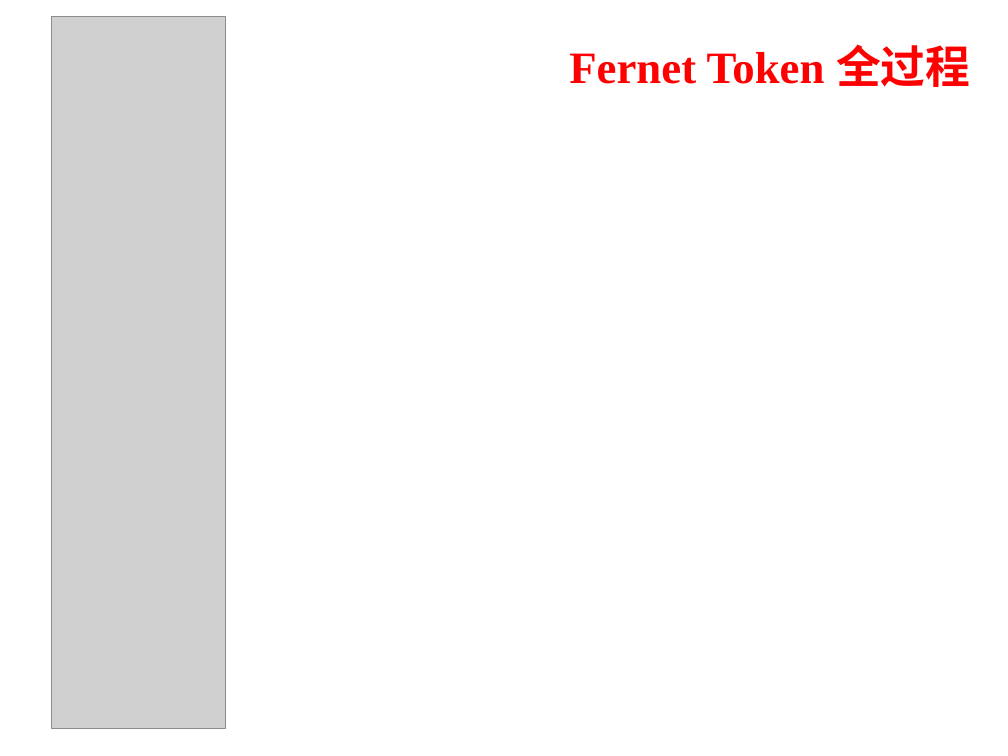
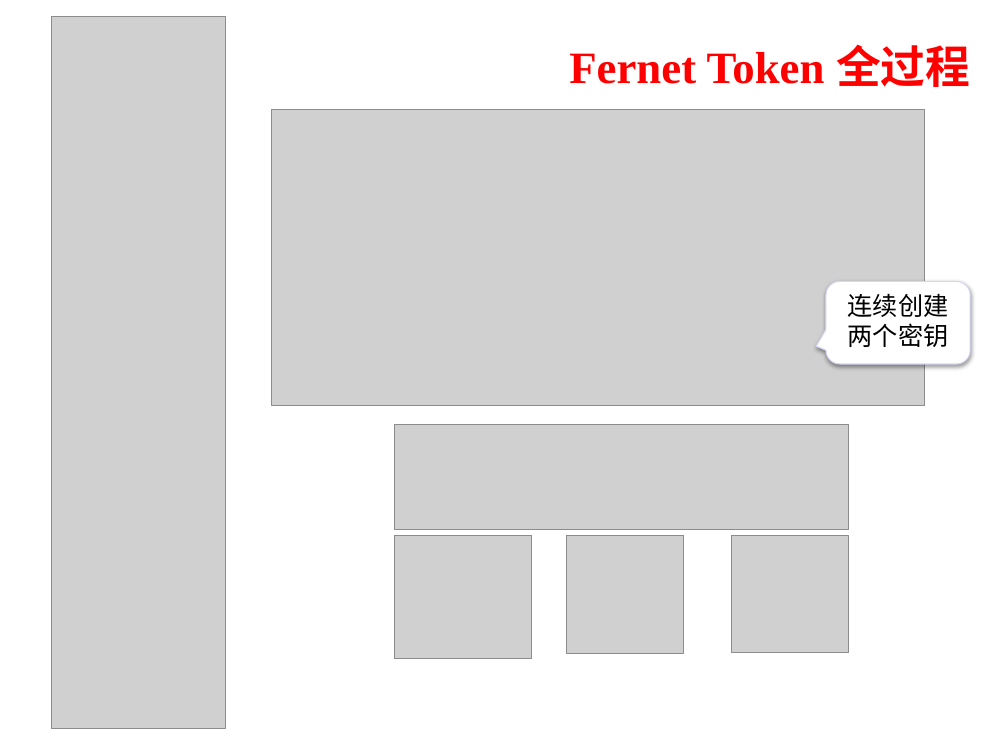
Before and after one commit to kebreathing/E-Learning, a slide deck: slide 15 of 组会/keystone-Token与Fernet.pptx (slide 16 before the commit). Drawn at 1008x756 pixels with LibreOffice and Linux fonts; fonts in the diff are those of the drawing; grey boxes stand for pictures; background and template pictures are left out. Boxes give left, top, right and bottom in pixels: in the first picture for what was removed or moved away, otherwise in the second. Text is boxed around its words. In the diff, an @@ line names an element or a change of style, - is before the commit and + after.

Commit message:
keystone token！

```diff
--- a/组会/keystone-Token与Fernet.pptx
+++ b/组会/keystone-Token与Fernet.pptx
@@ picture added at box(271, 109, 924, 405) @@
@@ rounded speech box added at box(826, 281, 970, 364), fill #FFFFFF, outline #D6D6F5 0.75 pt, 18 pt, text #000000 @@
+连续创建两个密钥
@@ picture added at box(394, 424, 849, 530) @@
@@ picture added at box(394, 535, 531, 659) @@
@@ picture added at box(566, 535, 684, 653) @@
@@ picture added at box(732, 535, 849, 652) @@
```
Also in this commit, not shown: 12 other slides changed, 1 slide removed, 2 other files.
